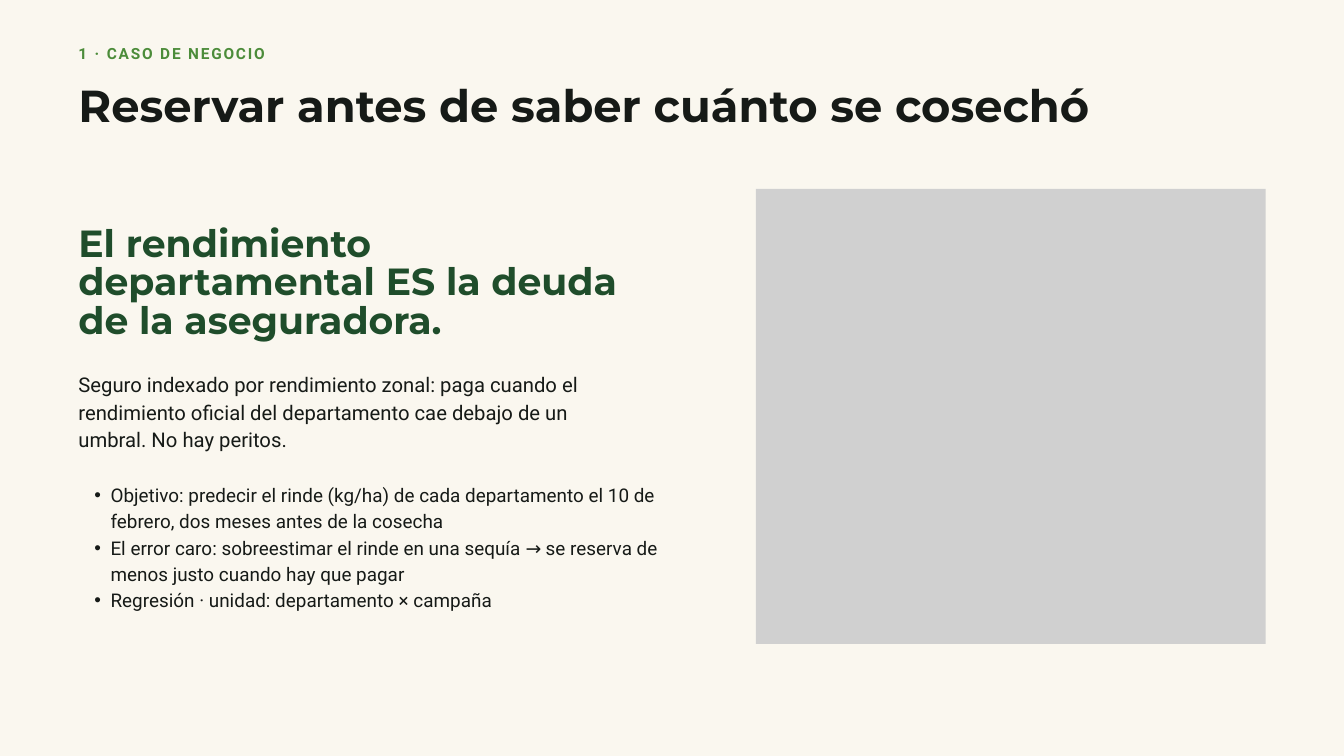
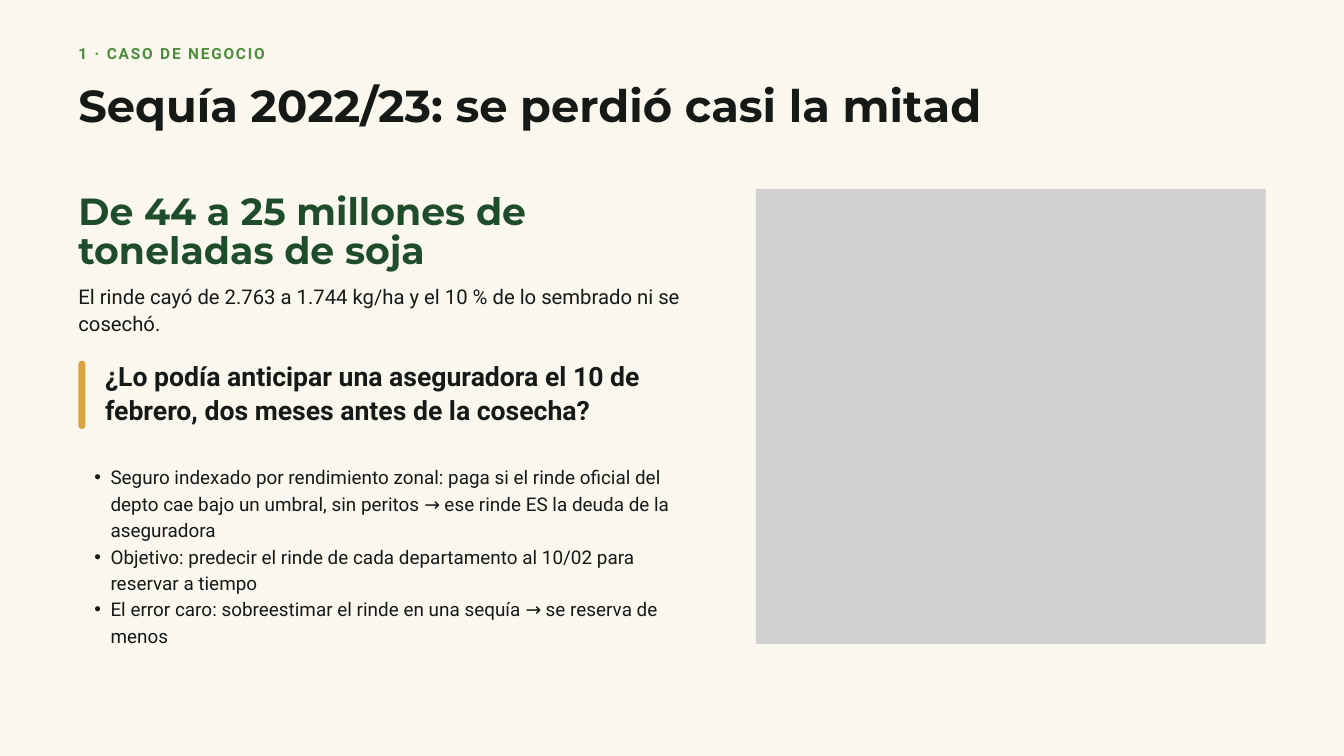
Before and after one commit to enaymark1/predictivo-final, a slide deck: slide 2 of presentacion/presentacion_final.pptx. Drawn at 1344x756 pixels with LibreOffice and Linux fonts; fonts in the diff are those of the drawing; grey boxes stand for pictures. Boxes give left, top, right and bottom in pixels: in the first picture for what was removed or moved away, otherwise in the second. Text is boxed around its words. In the diff, an @@ line names an element or a change of style, - is before the commit and + after.

```diff
--- a/presentacion/presentacion_final.pptx
+++ b/presentacion/presentacion_final.pptx
@@ text at (x1=78, y1=84, x2=982, y2=131): text changed @@
-Reservar antes de saber cuánto se cosechó
+Sequía 2022/23: se perdió casi la mitad
@@ text at (x1=78, y1=195, x2=526, y2=272): text changed @@
-El rendimiento departamental ES la deuda de la aseguradora.
+De 44 a 25 millones de toneladas de soja
@@ text at (x1=78, y1=288, x2=679, y2=332): text changed @@
-Seguro indexado por rendimiento zonal: paga cuando el rendimiento oficial del departamento cae debajo de un umbral. No hay peritos.
+El rinde cayó de 2.763 a 1.744 kg/ha y el 10 % de lo sembrado ni se cosechó.
@@ freeform shape added at (x1=79, y1=360, x2=85, y2=429), fill #D9A441 @@
@@ text added at (x1=105, y1=366, x2=639, y2=425), 28.5 pt, text #161A17, bold @@
+¿Lo podía anticipar una aseguradora el 10 de febrero, dos meses antes de la cosecha?
@@ text at (x1=111, y1=469, x2=669, y2=643): text changed @@
-  • Objetivo: predecir el rinde (kg/ha) de cada departamento el 10 de febrero, dos meses antes de la cosecha
-  • El error caro: sobreestimar el rinde en una sequía → se reserva de menos justo cuando hay que pagar
-  • Regresión · unidad: departamento × campaña
+  • Seguro indexado por rendimiento zonal: paga si el rinde oficial del depto cae bajo un umbral, sin peritos → ese rinde ES la deuda de la aseguradora
+  • Objetivo: predecir el rinde de cada departamento al 10/02 para reservar a tiempo
+  • El error caro: sobreestimar el rinde en una sequía → se reserva de menos
```
Also in this commit, not shown: 1 other slide changed, 2 other files.
